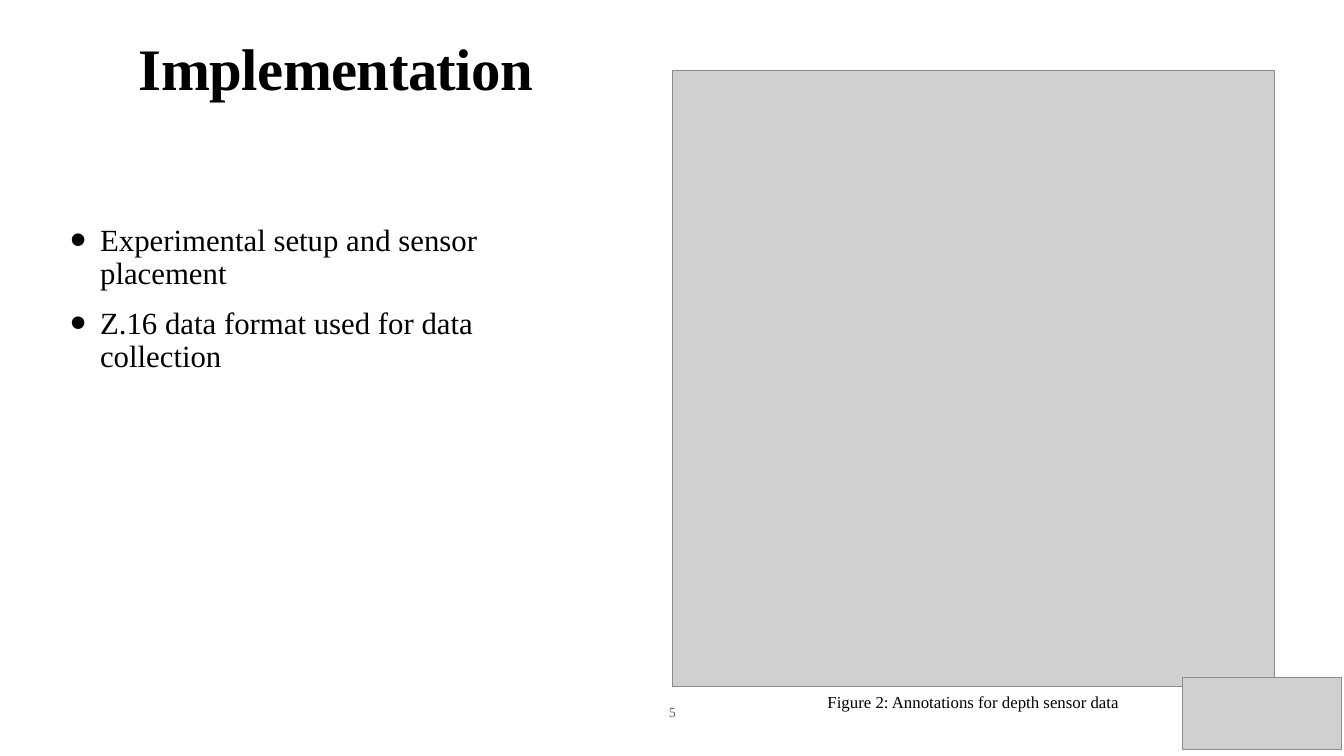
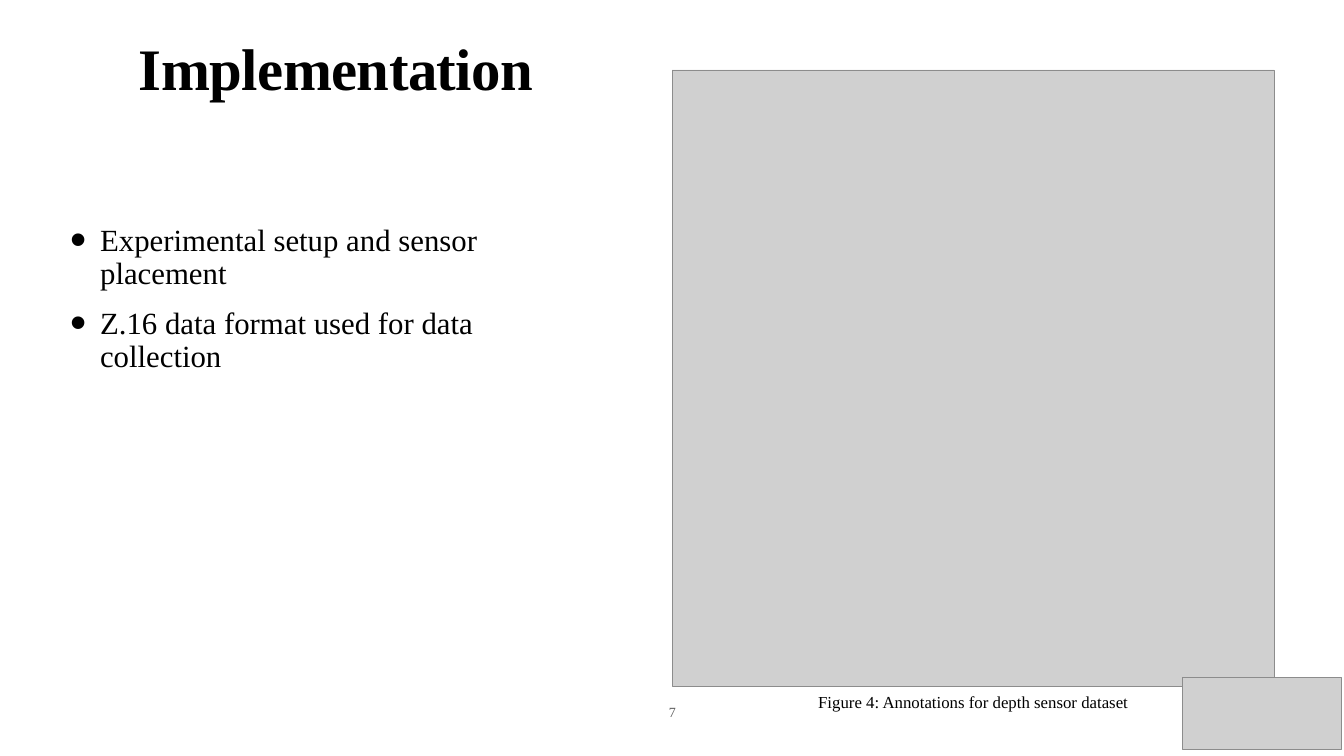
Before and after one commit to kushalprakash6/ObjectDetectionAndTracking, a slide deck: slide 7 of documents/Presentation.pptx (slide 5 before the commit). Drawn at 1344x756 pixels with LibreOffice and Linux fonts; fonts in the diff are those of the drawing; grey boxes stand for pictures. Boxes give left, top, right and bottom in pixels: in the first picture for what was removed or moved away, otherwise in the second. Text is boxed around its words. In the diff, an @@ line names an element or a change of style, - is before the commit and + after.

```diff
--- a/documents/Presentation.pptx
+++ b/documents/Presentation.pptx
@@ page number at [669,708,676,717]: text changed @@
-5
+7
@@ text at [818,696,1128,712]: text changed @@
-Figure 2: Annotations for depth sensor data
+Figure 4: Annotations for depth sensor dataset
```
Also in this commit, not shown: 4 other slides changed, 3 slides added, 10 other files.
